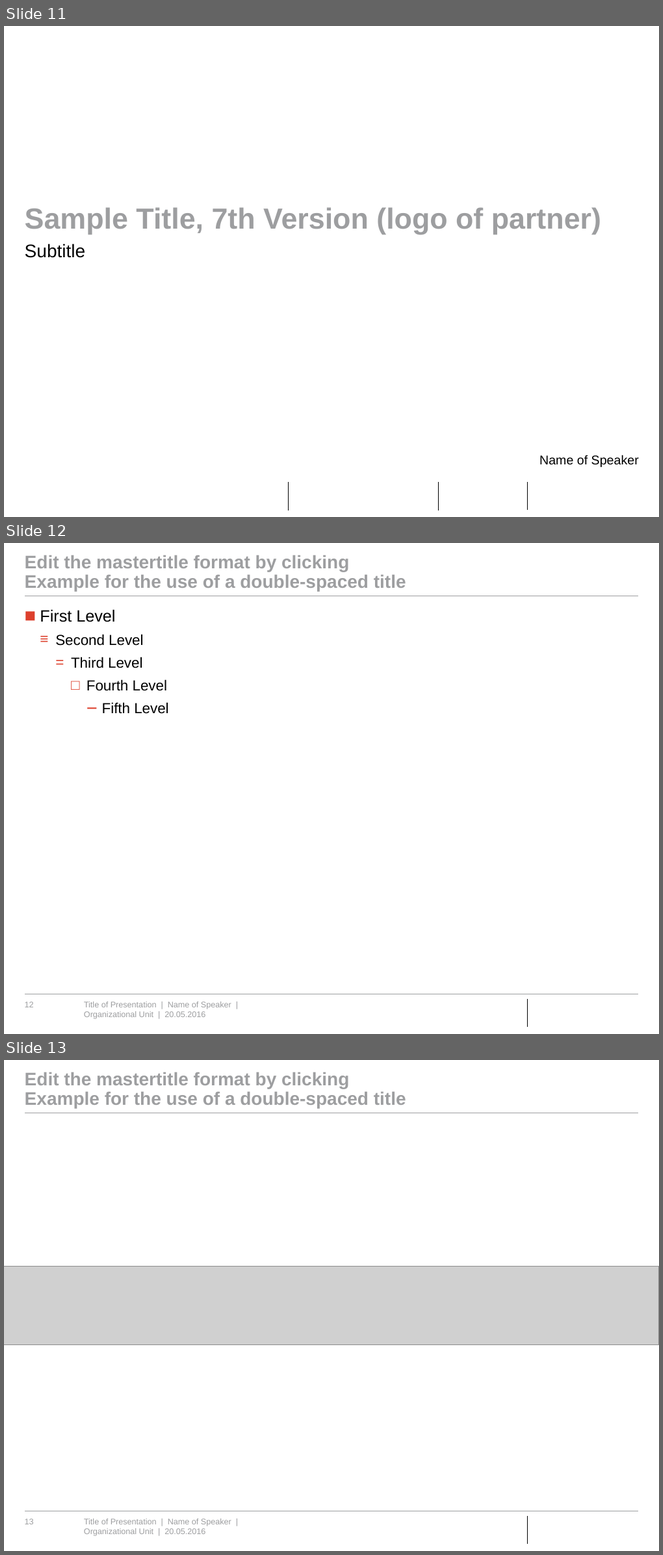
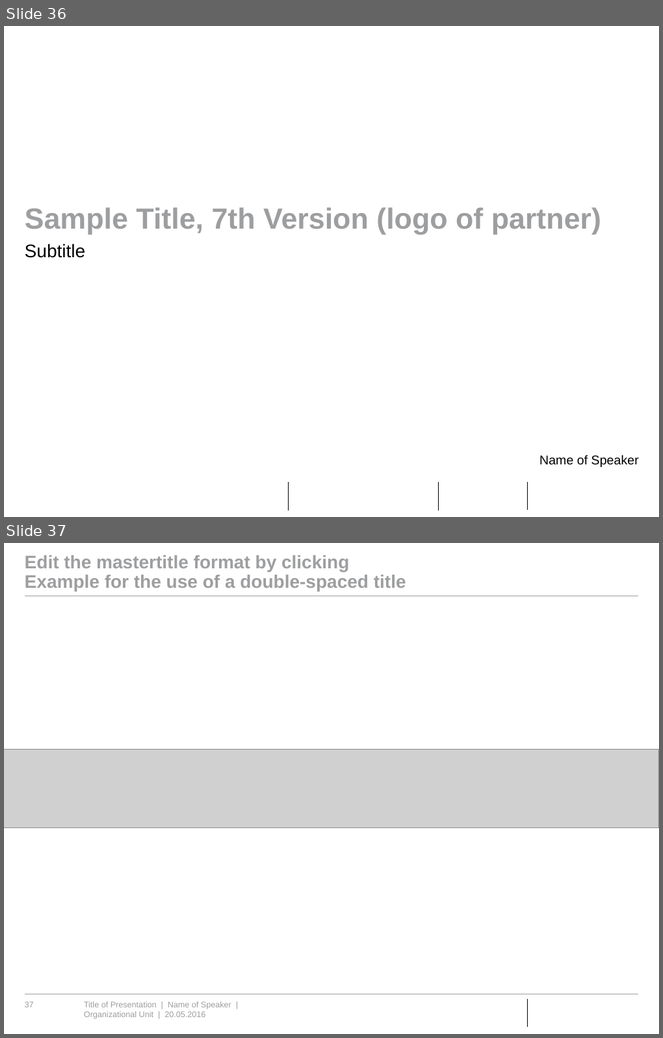
Before and after one commit to pinheadlarry117/hiwi_test, a slide deck: Presentation_template 3.pptx. Shown one above the other, each under a label of ours: slides 11, 12 and 13 before the commit, slides 36 and 37 after it. The pictures are 663x1555 and 663x1038 pixels, drawn with LibreOffice and Linux fonts; fonts in the diff are those of the drawing; grey boxes stand for pictures; background and template pictures are left out. Boxes give left, top, right and bottom in pixels: in the first picture for what was removed or moved away, otherwise in the second. Text is boxed around its words. In the diff, an @@ line names an element or a change of style, - is before the commit and + after.

```diff
--- a/Presentation_template 3.pptx
+++ b/Presentation_template 3.pptx
@@ slide 12 removed at (4, 543, 659, 1034), background #FFFFFF; not listed: 5 template elements that a slide beside it also shows @@
@@ title removed at (25, 555, 406, 591) @@
-Edit the mastertitle format by clicking
-Example for the use of a double-spaced title
@@ text removed at (40, 609, 168, 714) @@
-■ First Level
-  ≡ Second Level
-    = Third Level
-      □ Fourth Level
-        − Fifth Level
@@ what was slide 11 is now slide 36 @@
@@ what was slide 13 is now slide 37 @@
@@ page number at (25, 1002, 34, 1008): text changed @@
-13
+37
```
Also in this commit, not shown: 5 slides changed, 25 slides added.
